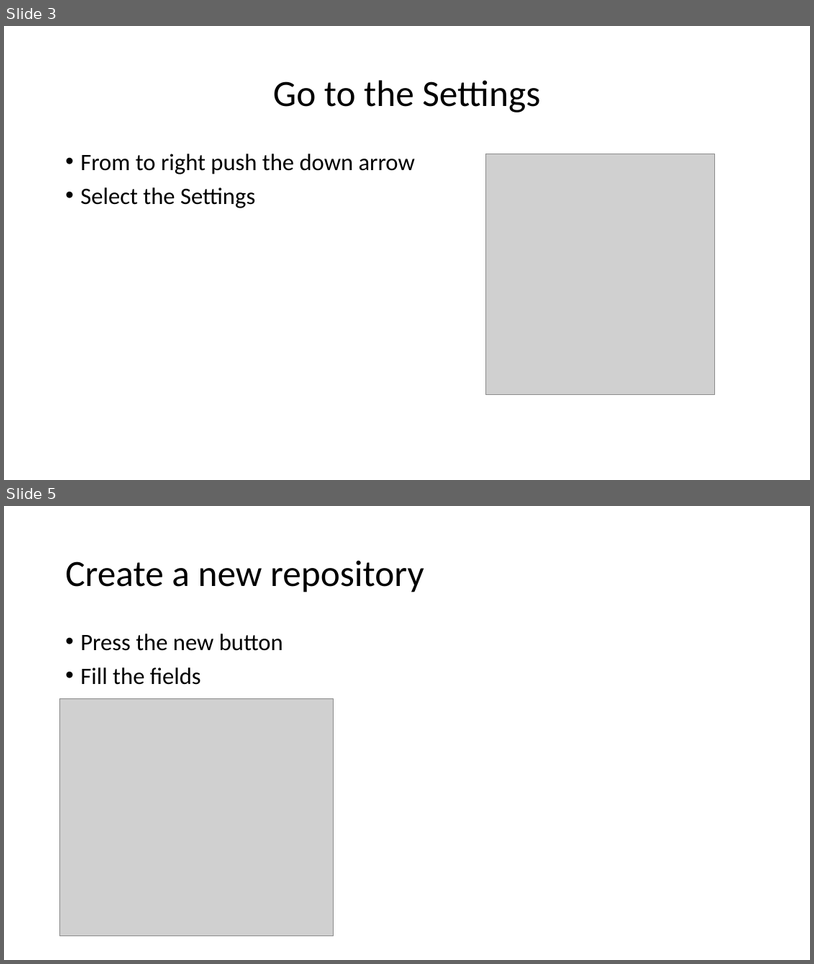
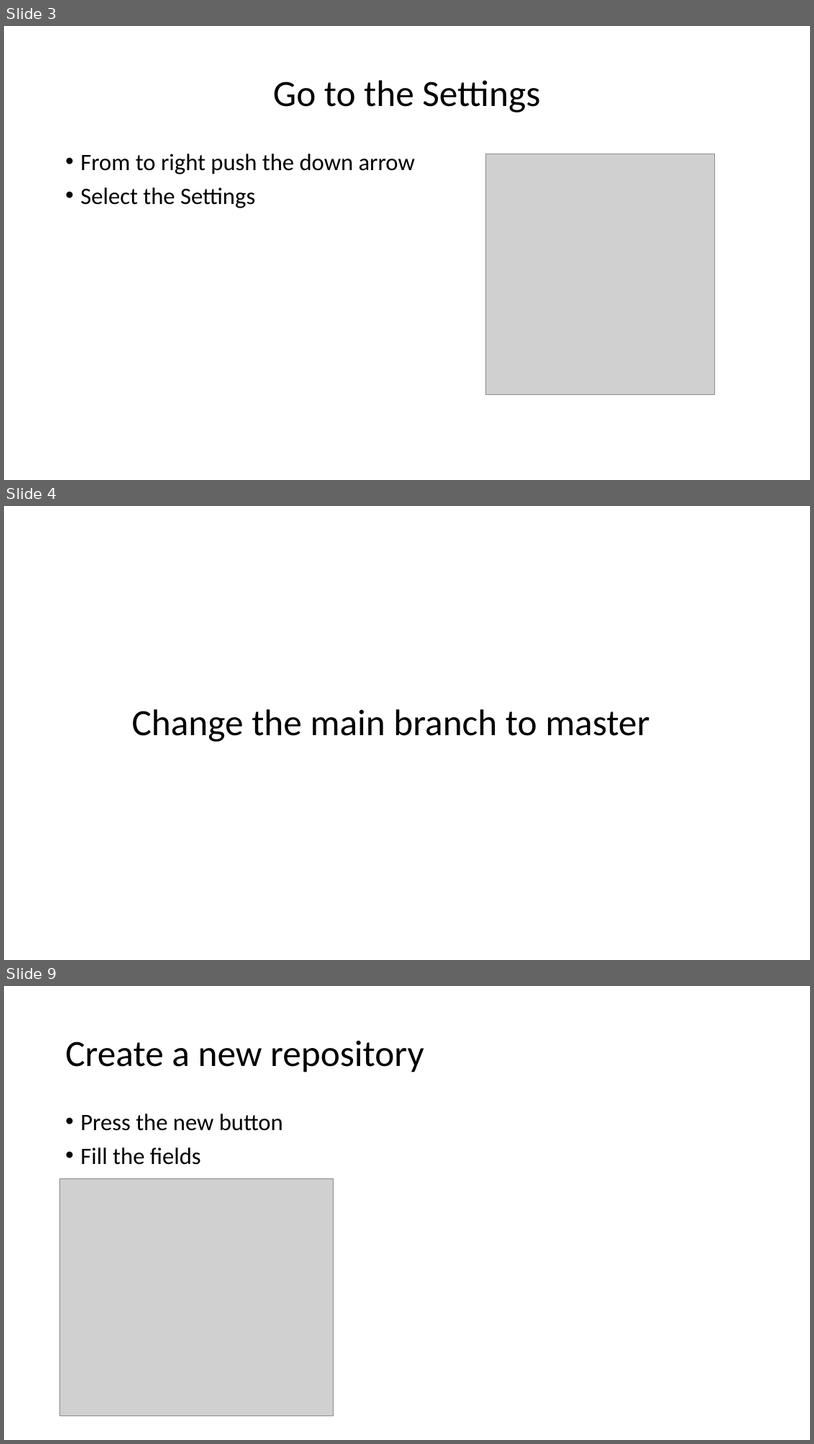
Before and after one commit to HesamMarshal/TutorialGit, a slide deck: GitTutorial.pptx. Shown one above the other, each under a label of ours: slides 3 and 5 before the commit, slides 3, 4 and 9 after it; the slides between them are not shown. The pictures are 814x964 and 814x1444 pixels, drawn with LibreOffice and Linux fonts; fonts in the diff are those of the drawing; grey boxes stand for pictures; background and template pictures are left out. Boxes give left, top, right and bottom in pixels: in the first picture for what was removed or moved away, otherwise in the second. Text is boxed around its words. In the diff, an @@ line names an element or a change of style, - is before the commit and + after.

```diff
--- a/GitTutorial.pptx
+++ b/GitTutorial.pptx
@@ slide 4 added at bbox=[4, 506, 810, 960], background #FFFFFF @@
@@ title added at bbox=[132, 709, 650, 741], 44 pt, text #000000 @@
+Change the main branch to master
@@ what was slide 5 is now slide 9 @@
```
Also in this commit, not shown: 1 slide changed, 3 other slides added, 1 other file.
